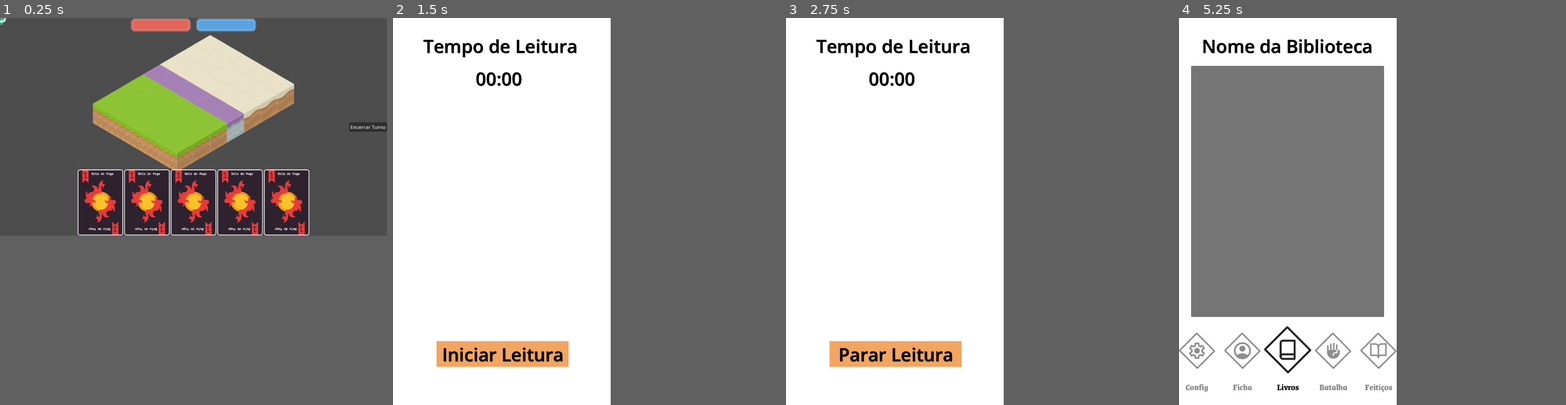
Above: before the commit, frames 1-4 (left to right).
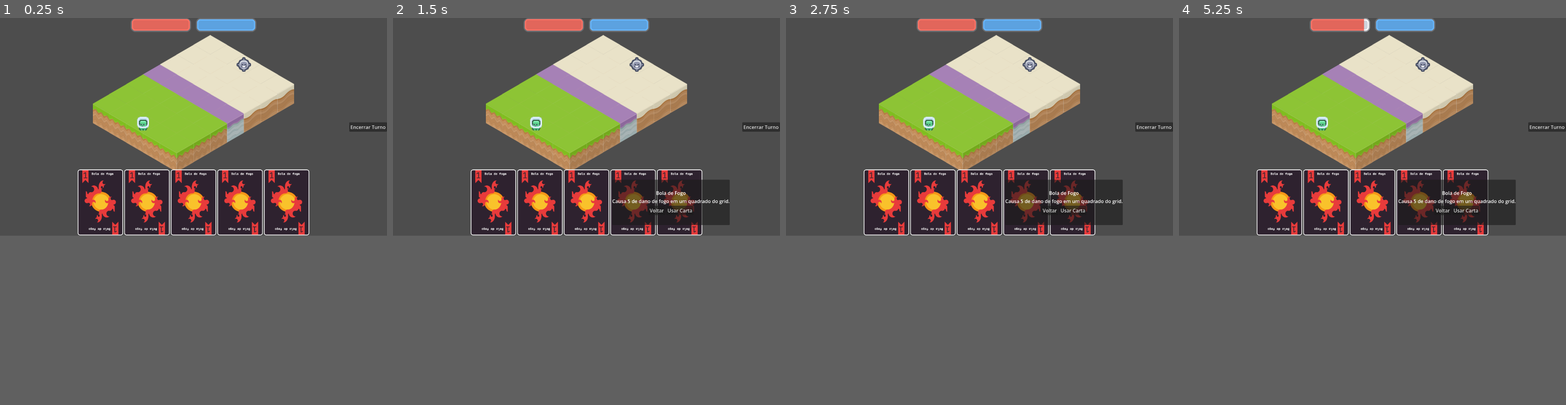
Above: after the commit, the same moments.

Repository: Magistratus-Studio/Grimmoria
Game: Godot game, scene res://Cenas/Combate.tscn
The game is run twice, just before and just after one commit, with the same random seed, the same clock (stepped at 60 frames per second) and the same inputs. This scene is started directly instead of the project's main scene.
Inputs (mouse positions are in pixels of both pictures, inside the frame that each line leads up to):
- Up to frame 1 (0.25 s): no input
- Up to frame 2 (1.5 s): click "Encerrar Turno" at 0.5 s; click (586, 207) at 1.27 s
- Up to frame 3 (2.75 s): click (979, 207) at 2.02 s
- Up to frame 4 (5.25 s): click (1372, 207) at 2.77 s; click (1376, 161) at 3.52 s; tap Enter at 4.25 s; move the mouse to (1457, 114) at 4.27 s; hold Right (ui_right) 4.28-5 s; tap 0 at 4.35 s; click (1457, 114) at 4.42 s; click (1368, 196) at 5.02 s
In our replay, in frame 2 the window is 450x800 before the commit and 800x450 after it. These sizes can differ from the game's own. Grey fills any space a smaller window leaves; there, only what the larger window draws over its background counts as a difference.

The runs differ from the first frame. In frame 1, 0.2% of the frame differs, in the area x 0-65%, y 0-30%; in frame 2, 42%; in frame 3, 42%; in frame 4, 52%, in the area x 0-100%, y 0-97%.

Commit message:
feat: continuando funcionalidade combate

Diff:
--- /dev/null
+++ b/grimmoria/Assets/Group 101.svg
@@ -0,0 +1,5 @@
+<svg width="111" height="324" viewBox="0 0 111 324" fill="none" xmlns="http://www.w3.org/2000/svg">
+<path d="M110.9 32L55.45 0L0 32L55.45 64L110.9 32Z" fill="white"/>
+<path d="M55.45 194L110.9 162L55.45 130L0 162L55.45 194Z" fill="#E7DFC2"/>
+<path d="M110.9 292L55.45 260L0 292L55.45 324L110.9 292Z" fill="white"/>
+</svg>
--- a/grimmoria/Cenas/Combate.tscn
+++ b/grimmoria/Cenas/Combate.tscn
@@ -4,12 +4,30 @@
 [ext_resource type="Script" uid="uid://dh2lm161qctcj" path="res://Scripts/combate.gd" id="1_wug3p"]
 [ext_resource type="Texture2D" uid="uid://du3i4lu4eeaai" path="res://Sprites/leitura/tilemap-characters.png" id="2_803ca"]
 [ext_resource type="Resource" uid="uid://b0p7o771bkjlb" path="res://Assets/Cartas/bolaDeFogo.tres" id="2_wug3p"]
+[ext_resource type="Script" uid="uid://cx1ci7xxcbhbq" path="res://Cenas/jogadorController.gd" id="4_bal3l"]
 [ext_resource type="Script" uid="uid://cpny1x1o178x5" path="res://Cenas/StatusController.gd" id="5_siuw5"]
 [ext_resource type="Texture2D" uid="uid://ug7ljhogi6fv" path="res://Sprites/spritesheet-double.png" id="5_t8vnd"]
+[ext_resource type="Texture2D" uid="uid://dy6ucdnym0bmx" path="res://Sprites/combate/Group 101.svg" id="6_8biop"]
 
 [sub_resource type="AtlasTexture" id="AtlasTexture_t8vnd"]
 atlas = ExtResource("2_803ca")
 region = Rect2(2, 1, 20, 23)
+
+[sub_resource type="AtlasTexture" id="AtlasTexture_skvce"]
+atlas = ExtResource("2_803ca")
+region = Rect2(200, 0, 24, 24)
+
+[sub_resource type="TileSetAtlasSource" id="TileSetAtlasSource_skvce"]
+texture = ExtResource("6_8biop")
+texture_region_size = Vector2i(111, 65)
+0:0/0 = 0
+0:2/0 = 0
+
+[sub_resource type="TileSet" id="TileSet_8eml1"]
+tile_shape = 1
+tile_layout = 5
+tile_size = Vector2i(111, 65)
+sources/1 = SubResource("TileSetAtlasSource_skvce")
 
 [sub_resource type="AtlasTexture" id="AtlasTexture_siuw5"]
 atlas = ExtResource("5_t8vnd")
@@ -32,11 +50,20 @@
 tile_set = ExtResource("1_nyvbu")
 occlusion_enabled = false
 
-[node name="Entidades" type="Node2D" parent="." unique_id=864216608]
+[node name="Entidades" type="Node2D" parent="TileMapLayer" unique_id=864216608]
+script = ExtResource("4_bal3l")
 
-[node name="Sprite2D" type="Sprite2D" parent="Entidades" unique_id=854776950]
+[node name="Jogador" type="Sprite2D" parent="TileMapLayer/Entidades" unique_id=854776950]
 scale = Vector2(2, 2)
 texture = SubResource("AtlasTexture_t8vnd")
+
+[node name="Inimigo" type="Sprite2D" parent="TileMapLayer/Entidades" unique_id=1150931232]
+scale = Vector2(2, 2)
+texture = SubResource("AtlasTexture_skvce")
+
+[node name="DestaqueLayer" type="TileMapLayer" parent="." unique_id=289071416]
+tile_set = SubResource("TileSet_8eml1")
+occlusion_enabled = false
 
 [node name="TurnManager" type="Node" parent="." unique_id=1153103016]
 
@@ -128,5 +155,6 @@
 
 [connection signal="cartaUsada" from="." to="CanvasLayer/StatusTopo" method="use_mana"]
 [connection signal="pressed" from="CanvasLayer/TurnoButton" to="." method="_on_turno_button_pressed"]
+[connection signal="pressed" from="CanvasLayer/TurnoButton" to="TileMapLayer/Entidades" method="_on_turno_button_pressed"]
 [connection signal="pressed" from="CanvasLayer/ModalDescricao/VBoxContainer/HBoxContainer/BotaoFechar" to="." method="_on_botao_fechar_modal_pressed"]
 [connection signal="pressed" from="CanvasLayer/ModalDescricao/VBoxContainer/HBoxContainer/BotaoJogar" to="." method="_on_botao_jogar_modal_pressed"]
--- /dev/null
+++ b/grimmoria/Cenas/jogadorController.gd
@@ -0,0 +1,52 @@
+extends Node2D
+
+@onready var tileMap: TileMapLayer = $".."
+@onready var destaqueLayer: TileMapLayer = $"../../DestaqueLayer"
+@onready var jogador: Sprite2D = $Jogador
+@onready var inimigo: Sprite2D = $Inimigo
+@onready var condicaoMovimento: bool = true
+
+# GRID
+# canto superior esquerdo: (-3,-3)
+# centro                 : (-1,0)
+# canto inferior direito : (1,3)
+const CENTER: Vector2i = Vector2i(-1,0)
+const SPAWNPLAYER: Vector2i = Vector2i(-1,3)
+const SPAWNINIMIGO: Vector2i = Vector2i(-1,-3)
+
+var vizinhos: Array[Vector2i]
+
+func _ready() -> void:
+	# await get_tree().process_frame
+	jogador.position = tileMap.map_to_local(SPAWNPLAYER)
+	inimigo.position = tileMap.map_to_local(SPAWNINIMIGO)
+
+
+#func _physics_process(delta: float) -> void:
+	#pass
+
+func _input(event: InputEvent) -> void:
+	if event is InputEventMouseButton and event.is_pressed() and event.button_index == MOUSE_BUTTON_LEFT and not event.double_click:
+		var mousePos: Vector2 = event.position
+		print(tileMap.position)
+		print("local: ", tileMap.to_local(mousePos))
+		print("global: ", tileMap.to_global(mousePos))
+		print("mouse pos: ", mousePos)
+
+
+func _on_turno_button_pressed() -> void:
+	condicaoMovimento = not condicaoMovimento
+
+func destacarMovimento():
+	if condicaoMovimento:
+		vizinhos = tileMap.get_surrounding_cells(tileMap.local_to_map(jogador.position))
+		for vizinho in vizinhos:
+			var data = tileMap.get_cell_tile_data(vizinho)
+			if data:
+				destaqueLayer.set_cell(vizinho, 1, Vector2i(0,0))
+	else:
+		vizinhos = tileMap.get_surrounding_cells(tileMap.local_to_map(jogador.position))
+		for vizinho in vizinhos:
+			var data = tileMap.get_cell_tile_data(vizinho)
+			if data:
+				destaqueLayer.set_cell(vizinho, -1, Vector2i(-1,-1))
--- a/grimmoria/Scripts/combate.gd
+++ b/grimmoria/Scripts/combate.gd
@@ -3,6 +3,7 @@
 signal cartaUsada(mp: int)
 
 @onready var tileMap: TileMapLayer = $TileMapLayer
+@onready var destaqueMap: TileMapLayer = $DestaqueLayer
 # Referências dos nós do Modal
 @onready var modal_descricao: PanelContainer = $CanvasLayer/ModalDescricao
 @onready var modal_nome: Label = $CanvasLayer/ModalDescricao/VBoxContainer/TextoNome
@@ -30,6 +31,7 @@
 	var centro_monitor = get_window().size / 2
 	var deslocamentoVertical = Vector2i(0, int(centro_monitor[1] * 0.3))
 	tileMap.position = centro_monitor - deslocamentoVertical
+	destaqueMap.position = centro_monitor - deslocamentoVertical
 
 	_inicializar_combate()
 
@@ -55,7 +57,8 @@
 	get_tree().change_scene_to_file("res://Cenas/menu_inicial.tscn")
 
 func _on_turno_button_pressed() -> void:
-	_on_combate_terminou(true)
+	#_on_combate_terminou(true)
+	pass
 
 func comprar_carta(dados_da_carta: CardResource) -> void:
 	var nova_carta = cena_carta.instantiate()
--- /dev/null
+++ b/grimmoria/Sprites/combate/Group 101.svg
@@ -0,0 +1,5 @@
+<svg width="111" height="324" viewBox="0 0 111 324" fill="none" xmlns="http://www.w3.org/2000/svg">
+<path d="M110.9 32L55.45 0L0 32L55.45 64L110.9 32Z" fill="white"/>
+<path d="M55.45 194L110.9 162L55.45 130L0 162L55.45 194Z" fill="#E7DFC2"/>
+<path d="M110.9 292L55.45 260L0 292L55.45 324L110.9 292Z" fill="white"/>
+</svg>
--- /dev/null
+++ b/grimmoria/Sprites/combate/camadaDestaque.svg
@@ -0,0 +1,3 @@
+<svg width="111" height="64" viewBox="0 0 111 64" fill="none" xmlns="http://www.w3.org/2000/svg">
+<path d="M55.45 64L110.9 32L55.45 0L0 32L55.45 64Z" fill="white"/>
+</svg>
Not shown, added: grimmoria/Assets/Group 101.svg.import
Not shown, added: grimmoria/Cenas/jogadorController.gd.uid
Not shown, added: grimmoria/Sprites/combate/Group 101.svg.import
Not shown, added: grimmoria/Sprites/combate/camadaDestaque.svg.import
